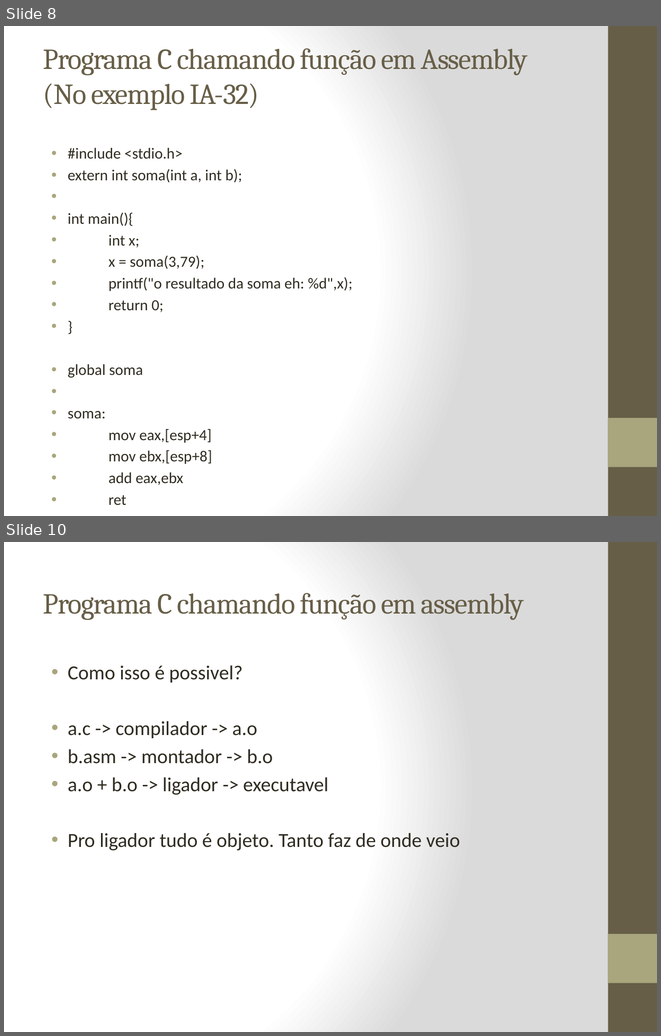
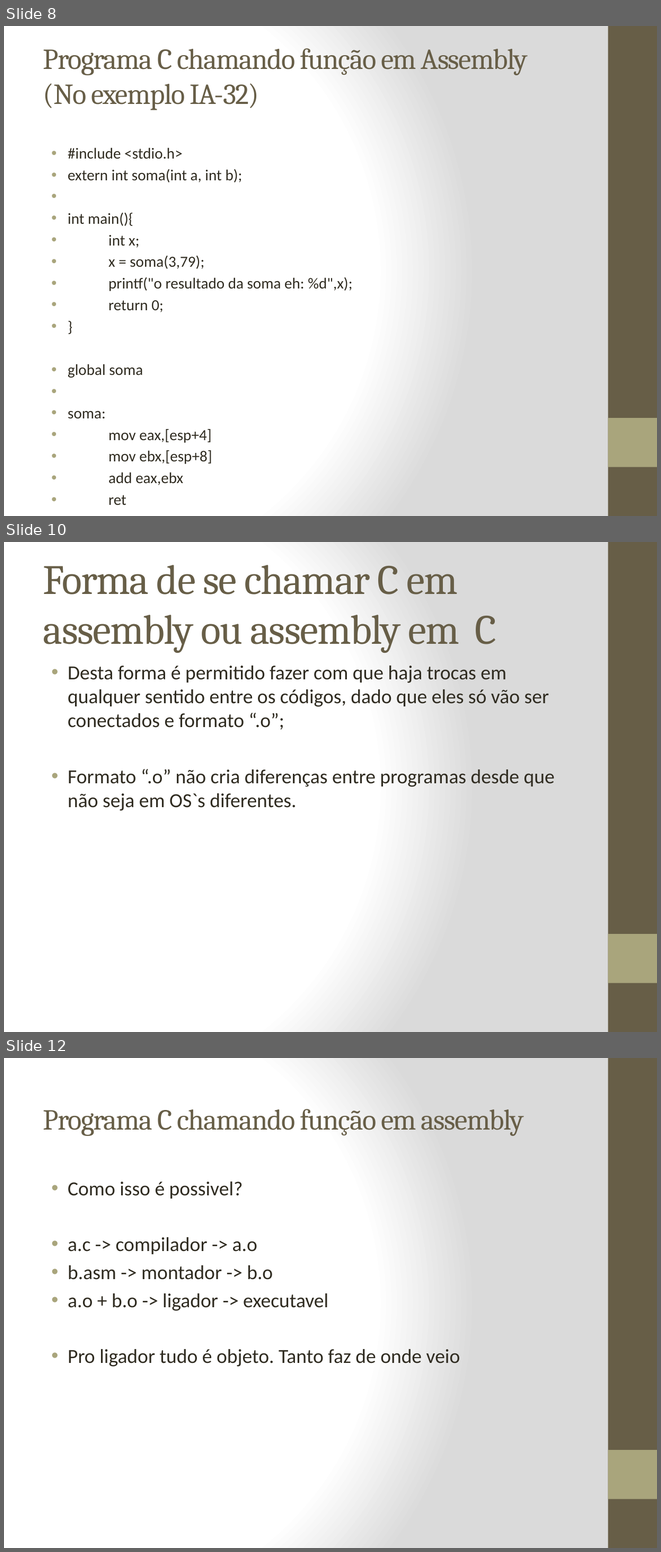
Before and after one commit to badershs/mips-assembler-unb, a slide deck: seminario/Interface entre C e Assemby 8085.pptx. Shown one above the other, each under a label of ours: slides 8 and 10 before the commit, slides 8, 10 and 12 after it; the slides between them are not shown. The pictures are 661x1036 and 661x1552 pixels, drawn with LibreOffice and Linux fonts; fonts in the diff are those of the drawing. Boxes give left, top, right and bottom in pixels: in the first picture for what was removed or moved away, otherwise in the second. Text is boxed around its words. In the diff, an @@ line names an element or a change of style, - is before the commit and + after.

```diff
--- a/seminario/Interface entre C e Assemby 8085.pptx
+++ b/seminario/Interface entre C e Assemby 8085.pptx
@@ slide 10 added at [4, 542, 657, 1032], background gradient #FFFFFF to #DADADA; not listed: 2 template elements that a slide beside it also shows @@
@@ title added at [43, 565, 497, 653], 46 pt, text #675E47 @@
+Forma de se chamar C em assembly ou assembly em C
@@ text added at [68, 665, 555, 811], 22 pt, text #2F2B20 @@
+• Desta forma é permitido fazer com que haja trocas em qualquer sentido entre os códigos, dado que eles só vão ser conectados e formato “.o”;
+• Formato “.o” não cria diferenças entre programas desde que não seja em OS`s diferentes.
@@ what was slide 10 is now slide 12 @@
```
Also in this commit, not shown: 1 other slide added.
